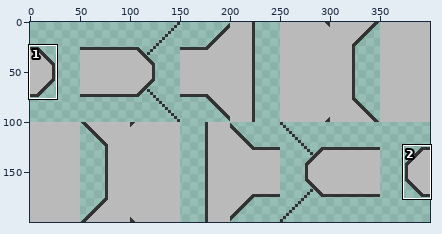
Sprite sheet -- Projektiopinnot1/Texture/Player/armor1.png. The picture above shows the old version from afar; the outline marks the close-up.
Close-up. Before the commit:
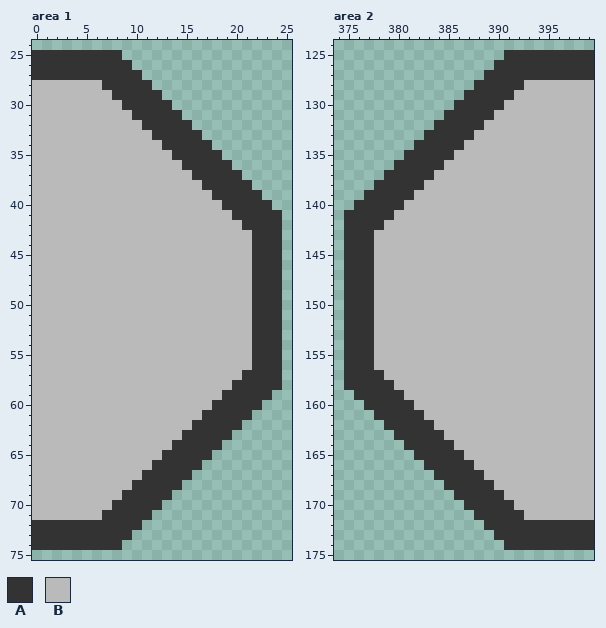
The file is 400x200 pixels. Colours within 5 levels of each other are drawn and written as one. Shown: area 1: x 0..25, y 24..75; area 2: x 374..399, y 124..175. The commit also changed other parts of the picture, which this record leaves out.
Palette (. is transparent): A #333333  B #bababa
Pixels before, area 1, first column x 0:
25 AAAAAAAAA................
26 AAAAAAAAAA...............
27 AAAAAAAAAAA..............
28 BBBBBBBAAAAA.............
29 BBBBBBBBAAAAA............
30 BBBBBBBBBAAAAA...........
31 BBBBBBBBBBAAAAA..........
32 BBBBBBBBBBBAAAAA.........
33 BBBBBBBBBBBBAAAAA........
34 BBBBBBBBBBBBBAAAAA.......
35 BBBBBBBBBBBBBBAAAAA......
36 BBBBBBBBBBBBBBBAAAAA.....
37 BBBBBBBBBBBBBBBBAAAAA....
38 BBBBBBBBBBBBBBBBBAAAAA...
39 BBBBBBBBBBBBBBBBBBAAAAA..
40 BBBBBBBBBBBBBBBBBBBAAAAA.
41 BBBBBBBBBBBBBBBBBBBBAAAAA
42 BBBBBBBBBBBBBBBBBBBBBAAAA
43 BBBBBBBBBBBBBBBBBBBBBBAAA
44 BBBBBBBBBBBBBBBBBBBBBBAAA
45 BBBBBBBBBBBBBBBBBBBBBBAAA
46 BBBBBBBBBBBBBBBBBBBBBBAAA
47 BBBBBBBBBBBBBBBBBBBBBBAAA
48 BBBBBBBBBBBBBBBBBBBBBBAAA
49 BBBBBBBBBBBBBBBBBBBBBBAAA
50 BBBBBBBBBBBBBBBBBBBBBBAAA
51 BBBBBBBBBBBBBBBBBBBBBBAAA
52 BBBBBBBBBBBBBBBBBBBBBBAAA
53 BBBBBBBBBBBBBBBBBBBBBBAAA
54 BBBBBBBBBBBBBBBBBBBBBBAAA
55 BBBBBBBBBBBBBBBBBBBBBBAAA
56 BBBBBBBBBBBBBBBBBBBBBBAAA
57 BBBBBBBBBBBBBBBBBBBBBAAAA
58 BBBBBBBBBBBBBBBBBBBBAAAAA
59 BBBBBBBBBBBBBBBBBBBAAAAA.
60 BBBBBBBBBBBBBBBBBBAAAAA..
61 BBBBBBBBBBBBBBBBBAAAAA...
62 BBBBBBBBBBBBBBBBAAAAA....
63 BBBBBBBBBBBBBBBAAAAA.....
64 BBBBBBBBBBBBBBAAAAA......
65 BBBBBBBBBBBBBAAAAA.......
66 BBBBBBBBBBBBAAAAA........
67 BBBBBBBBBBBAAAAA.........
68 BBBBBBBBBBAAAAA..........
69 BBBBBBBBBAAAAA...........
70 BBBBBBBBAAAAA............
71 BBBBBBBAAAAA.............
72 AAAAAAAAAAA..............
73 AAAAAAAAAA...............
74 AAAAAAAAA................
Pixels before, area 2, first column x 375:
125 ................AAAAAAAAA
126 ...............AAAAAAAAAA
127 ..............AAAAAAAAAAA
128 .............AAAAABBBBBBB
129 ............AAAAABBBBBBBB
130 ...........AAAAABBBBBBBBB
131 ..........AAAAABBBBBBBBBB
132 .........AAAAABBBBBBBBBBB
133 ........AAAAABBBBBBBBBBBB
134 .......AAAAABBBBBBBBBBBBB
135 ......AAAAABBBBBBBBBBBBBB
136 .....AAAAABBBBBBBBBBBBBBB
137 ....AAAAABBBBBBBBBBBBBBBB
138 ...AAAAABBBBBBBBBBBBBBBBB
139 ..AAAAABBBBBBBBBBBBBBBBBB
140 .AAAAABBBBBBBBBBBBBBBBBBB
141 AAAAABBBBBBBBBBBBBBBBBBBB
142 AAAABBBBBBBBBBBBBBBBBBBBB
143 AAABBBBBBBBBBBBBBBBBBBBBB
144 AAABBBBBBBBBBBBBBBBBBBBBB
145 AAABBBBBBBBBBBBBBBBBBBBBB
146 AAABBBBBBBBBBBBBBBBBBBBBB
147 AAABBBBBBBBBBBBBBBBBBBBBB
148 AAABBBBBBBBBBBBBBBBBBBBBB
149 AAABBBBBBBBBBBBBBBBBBBBBB
150 AAABBBBBBBBBBBBBBBBBBBBBB
151 AAABBBBBBBBBBBBBBBBBBBBBB
152 AAABBBBBBBBBBBBBBBBBBBBBB
153 AAABBBBBBBBBBBBBBBBBBBBBB
154 AAABBBBBBBBBBBBBBBBBBBBBB
155 AAABBBBBBBBBBBBBBBBBBBBBB
156 AAABBBBBBBBBBBBBBBBBBBBBB
157 AAAABBBBBBBBBBBBBBBBBBBBB
158 AAAAABBBBBBBBBBBBBBBBBBBB
159 .AAAAABBBBBBBBBBBBBBBBBBB
160 ..AAAAABBBBBBBBBBBBBBBBBB
161 ...AAAAABBBBBBBBBBBBBBBBB
162 ....AAAAABBBBBBBBBBBBBBBB
163 .....AAAAABBBBBBBBBBBBBBB
164 ......AAAAABBBBBBBBBBBBBB
165 .......AAAAABBBBBBBBBBBBB
166 ........AAAAABBBBBBBBBBBB
167 .........AAAAABBBBBBBBBBB
168 ..........AAAAABBBBBBBBBB
169 ...........AAAAABBBBBBBBB
170 ............AAAAABBBBBBBB
171 .............AAAAABBBBBBB
172 ..............AAAAAAAAAAA
173 ...............AAAAAAAAAA
174 ................AAAAAAAAA
After the commit:
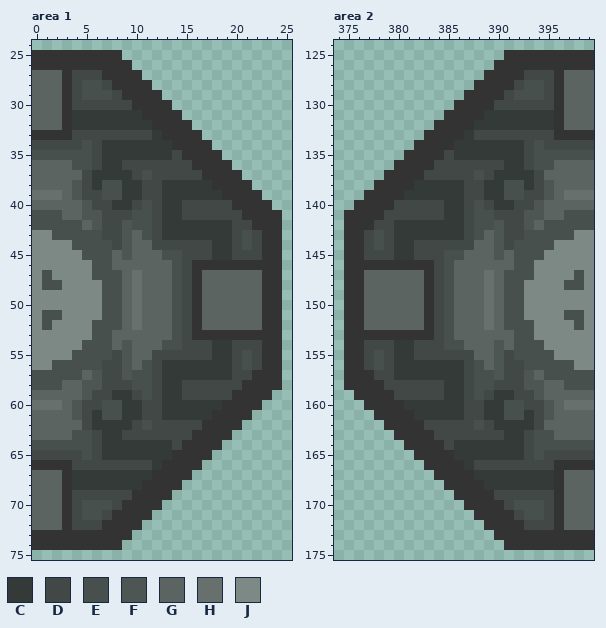
Colours new in this view: C #343a37  D #424846  E #48504d  F #4e5654  G #5b6461  H #68706d  J #7d8984
The exact change:
Changed rows in their new state; - is an unchanged pixel.
Area 1:
first column x 0:
27 GGG-DDD----------------
28 GGGADEED---------------
29 GGGADEEED--------------
30 GGGADDDDDD-------------
31 GGGACCCCCCC------------
32 GGGACCCCCCCC-----------
33 AAAADDDDDDDDC----------
34 DDDDDEDCCCCCCC---------
35 EEEEEEDCCCCCCCD--------
36 GGGGEEDCCDDDDDDD-------
37 GGGGGDCCCCDEDDDDD------
38 GGGGFDCEECCDDCCCCC-----
39 HHHGFDDEECCDDCCCCCC----
40 GGGGGFDDCCDEDCCDDDDD---
41 EEEGGFFDDDEEDCCDDDDDD--
42 EEEEEGFDDFEEDCCCCCCCDD-
43 JJEEEEEDDFGEDCCCCCCCDED
44 JJJJEEEEDFGGDDDDDDCCDED
45 JJJJJEEEGFGGGEEDDDCCDDD
46 JJJJJJEEGGGGGGEDAAAAAA-
47 JEJJJJEEEGHGGGEDAGGGGGG
48 JEEJJJJEEGHGGGEDAGGGGGG
49 JJJJJJJEEGHGGGEDAGGGGGG
50 JJJJJJJEEGHGGGEDAGGGGGG
51 JEEJJJJEEGHGGGEDAGGGGGG
52 JEJJJJEEEGHGGGEDAGGGGGG
53 JJJJJJEEGGGGGGEDAAAAAA-
54 JJJJJEEEGFGGGEEDDDCCDDD
55 JJJJEEEEDFGGDDDDDDCCDED
56 JJEEEEEDDFGEDCCCCCCCDED
57 EEEEEGFDDFEEDCCCCCCCDD-
58 EEEGGFFDDDEEDCCDDDDDD--
59 GGGGGFDDCCDEDCCDDDDD---
60 HHHGFDDEECCDDCCCCCC----
61 GGGGFDCEECCDDCCCCC-----
62 GGGGGDCCCCDEDDDDD------
63 GGGGEEDCCDDDDDDD-------
64 EEEEEEDCCCCCCCD--------
65 DDDDDEDCCCCCCC---------
66 AAAADDDDDDDDC----------
67 GGGACCCCCCCC-----------
68 GGGACCCCCCC------------
69 GGGADDDDDD-------------
70 GGGADEEED--------------
71 GGGADEED---------------
72 GGG-DDD----------------
Area 2:
first column x 377:
127 ----------------DDD-GGG
128 ---------------DEEDAGGG
129 --------------DEEEDAGGG
130 -------------DDDDDDAGGG
131 ------------CCCCCCCAGGG
132 -----------CCCCCCCCAGGG
133 ----------CDDDDDDDDAAAA
134 ---------CCCCCCCDEDDDDD
135 --------DCCCCCCCDEEEEEE
136 -------DDDDDDDCCDEEGGGG
137 ------DDDDDEDCCCCDGGGGG
138 -----CCCCCDDCCEECDFGGGG
139 ----CCCCCCDDCCEEDDFGHHH
140 ---DDDDDCCDEDCCDDFGGGGG
141 --DDDDDDCCDEEDDDFFGGEEE
142 -DDCCCCCCCDEEFDDFGEEEEE
143 DEDCCCCCCCDEGFDDEEEEEJJ
144 DEDCCDDDDDDGGFDEEEEJJJJ
145 DDDCCDDDEEGGGFGEEEJJJJJ
146 -AAAAAADEGGGGGGEEJJJJJJ
147 GGGGGGADEGGGHGEEEJJJJEJ
148 GGGGGGADEGGGHGEEJJJJEEJ
149 GGGGGGADEGGGHGEEJJJJJJJ
150 GGGGGGADEGGGHGEEJJJJJJJ
151 GGGGGGADEGGGHGEEJJJJEEJ
152 GGGGGGADEGGGHGEEEJJJJEJ
153 -AAAAAADEGGGGGGEEJJJJJJ
154 DDDCCDDDEEGGGFGEEEJJJJJ
155 DEDCCDDDDDDGGFDEEEEJJJJ
156 DEDCCCCCCCDEGFDDEEEEEJJ
157 -DDCCCCCCCDEEFDDFGEEEEE
158 --DDDDDDCCDEEDDDFFGGEEE
159 ---DDDDDCCDEDCCDDFGGGGG
160 ----CCCCCCDDCCEEDDFGHHH
161 -----CCCCCDDCCEECDFGGGG
162 ------DDDDDEDCCCCDGGGGG
163 -------DDDDDDDCCDEEGGGG
164 --------DCCCCCCCDEEEEEE
165 ---------CCCCCCCDEDDDDD
166 ----------CDDDDDDDDAAAA
167 -----------CCCCCCCCAGGG
168 ------------CCCCCCCAGGG
169 -------------DDDDDDAGGG
170 --------------DEEEDAGGG
171 ---------------DEEDAGGG
172 ----------------DDD-GGG
Where, in picture pixels (left, top, right, bottom), the same in both close-ups:
changed: (32, 70, 262, 530)
changed: (364, 70, 594, 530)
